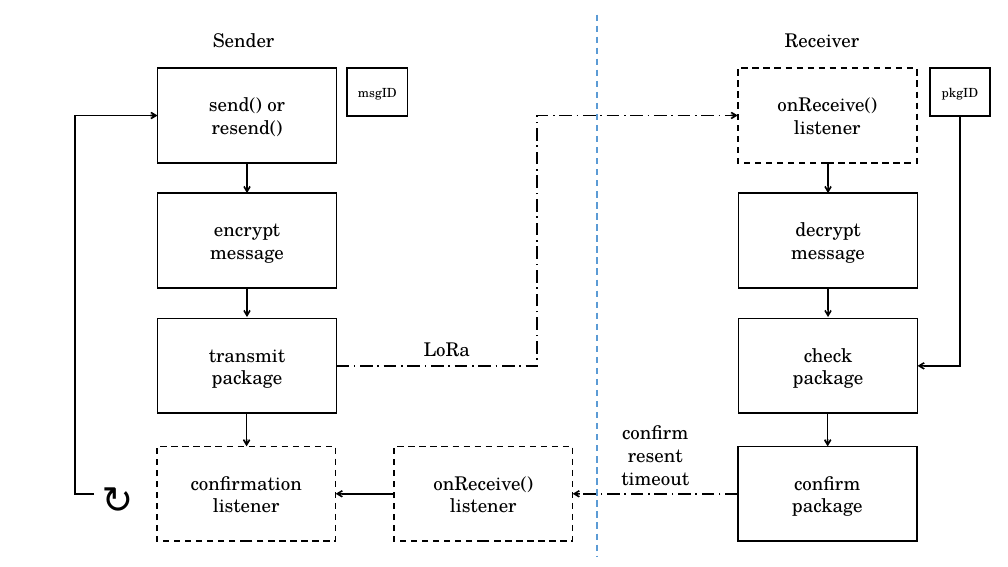
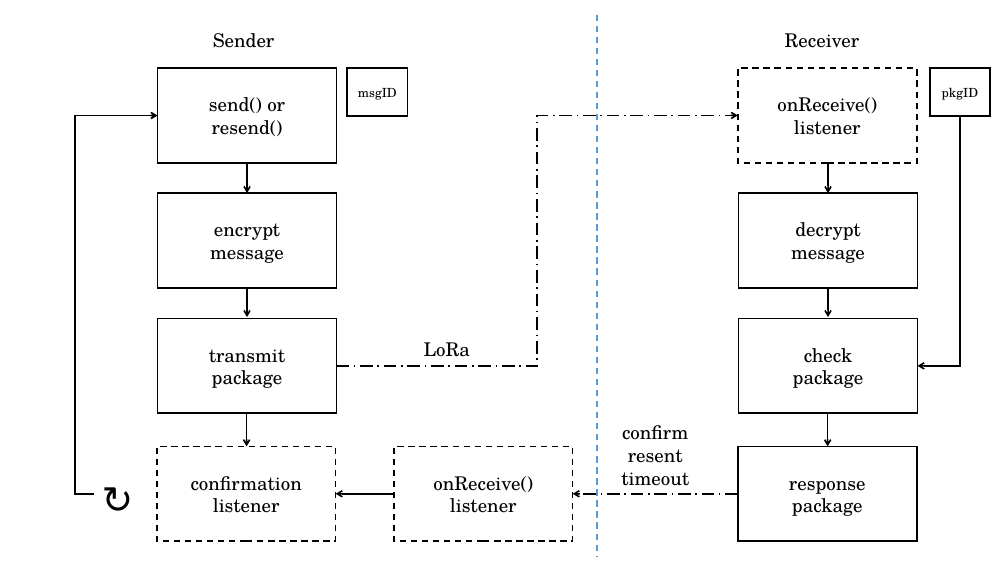
Before and after one commit to josephpal/esp32-LoraWAN, a slide deck: slide 1 of documentation/State-Machine.pptx. Drawn at 1008x567 pixels with LibreOffice and Linux fonts; fonts in the diff are those of the drawing. Boxes give left, top, right and bottom in pixels: in the first picture for what was removed or moved away, otherwise in the second. Text is boxed around its words. In the diff, an @@ line names an element or a change of style, - is before the commit and + after.

```diff
--- a/documentation/State-Machine.pptx
+++ b/documentation/State-Machine.pptx
@@ text in rectangle at box(789, 481, 866, 494): text changed @@
-confirm
+response
```
Also in this commit, not shown: 1 slide added, 1 other file.
